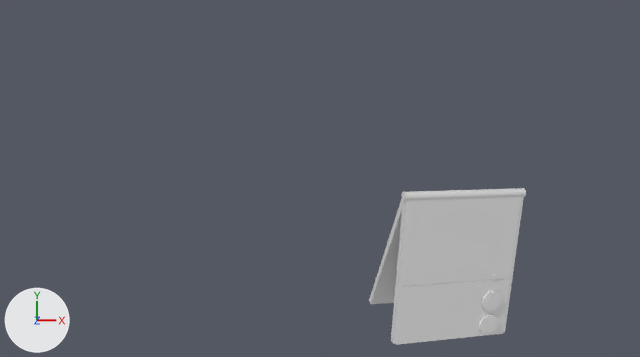
The Blender file models/phone-white.blend, before and after one commit.
Camera for both pictures: the file's camera 'SOURCE7_CONDITIONAL_NOT_CALIBRATED'. Every picture has the same lights, and +X, +Y and +Z are marked at lower left. The older version comes first.

In view in the first picture: 'P01_front_shell_thickness_INFERRED', 'P02_upper_finish_not_hinge', 'P03_lower_finish_boundary_not_hinge', 'P04_rear_leaf_unseen_geometry_INFERRED', 'P05_top_hinge_axis_INFERRED', 'P06_lens2_rim', 'P07_lens1_glass', 'P07_lens2_glass' and 1 more.
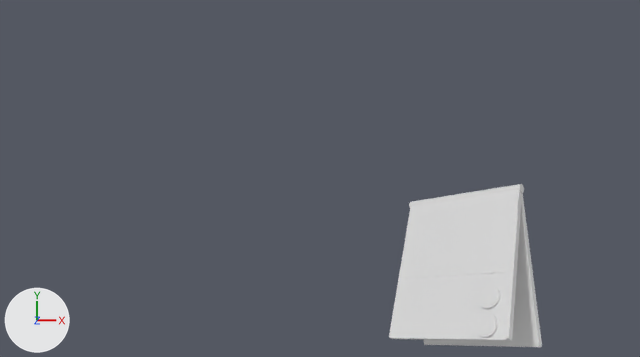
What changed in the scene script:
```text
Change ob_p01_front_shell_thickness_inferred:
    ob_p01_front_shell_thickness_inferred.location: (1.08, -0.702, -4.672) -> (1.065, -0.673, -4.673)
    ob_p01_front_shell_thickness_inferred.rotation_euler: (0.261, 0.27, 0.022) -> (-0.656, -0.702, 0.213)  # degrees (15, 15, 1.3) -> degrees (-38, -40, 12)
Change ob_p02_upper_finish_not_hinge:
    ob_p02_upper_finish_not_hinge.rotation_euler: (0.261, 0.27, 0.022) -> (-0.656, -0.702, 0.213)  # degrees (15, 15, 1.3) -> degrees (-38, -40, 12)
Change ob_p03_lower_finish_boundary_not_hinge:
    ob_p03_lower_finish_boundary_not_hinge.location: (1.069, -1.062, -4.738) -> (0.97, -0.974, -4.487)
    ob_p03_lower_finish_boundary_not_hinge.rotation_euler: (0.261, 0.27, 0.022) -> (-0.656, -0.702, 0.213)  # degrees (15, 15, 1.3) -> degrees (-38, -40, 12)
Change ob_p04_rear_leaf_unseen_geometry_inferred:
    ob_p04_rear_leaf_unseen_geometry_inferred.location: (1.008, -0.604, -4.92) -> (1.237, -0.749, -4.853)
    ob_p04_rear_leaf_unseen_geometry_inferred.rotation_euler: (0.697, 0.27, 0.022) -> (-0.22, -0.702, 0.213)  # degrees (40, 15, 1.3) -> degrees (-13, -40, 12)
Change ob_p05_top_hinge_axis_inferred:
    ob_p05_top_hinge_axis_inferred.location: (1.108, -0.122, -4.523) -> (1.196, -0.159, -4.952)
    ob_p05_top_hinge_axis_inferred.rotation_euler: (-0.75, 1.944, -0.763) -> (-0.625, 0.65, -0.659)  # degrees (-43, 111, -44) -> degrees (-36, 37, -38)
Change ob_p07_lens1_glass:
    ob_p07_lens1_glass.location: (1.396, -0.998, -4.79) -> (1.216, -0.854, -4.291)
    ob_p07_lens1_glass.rotation_euler: (0.261, 0.27, 0.022) -> (-0.656, -0.702, 0.213)  # degrees (15, 15, 1.3) -> degrees (-38, -40, 12)
Change ob_p06_lens2_rim:
    ob_p06_lens2_rim.location: (1.383, -1.198, -4.853) -> (1.178, -1.04, -4.201)
    ob_p06_lens2_rim.rotation_euler: (0.261, 0.27, 0.022) -> (-0.656, -0.702, 0.213)  # degrees (15, 15, 1.3) -> degrees (-38, -40, 12)
Change ob_p07_lens2_glass:
    ob_p07_lens2_glass.location: (1.386, -1.201, -4.842) -> (1.171, -1.034, -4.193)
    ob_p07_lens2_glass.rotation_euler: (0.261, 0.27, 0.022) -> (-0.656, -0.702, 0.213)  # degrees (15, 15, 1.3) -> degrees (-38, -40, 12)
```

Boxes [x1, y1, x2, y2] around the edits, measured in the pictures (640 x 357 px):
'P02_upper_finish_not_hinge', turned
    before: [401, 196, 522, 286]
    after: [400, 189, 517, 279]
'P03_lower_finish_boundary_not_hinge', moved, turned
    before: [395, 279, 510, 345]
    after: [391, 273, 511, 340]
'P04_rear_leaf_unseen_geometry_INFERRED', moved, turned
    before: [369, 199, 403, 304]
    after: [424, 193, 542, 347]
'P01_front_shell_thickness_INFERRED', moved, turned
    before: [391, 197, 524, 344]
    after: [389, 190, 522, 341]
'P05_top_hinge_axis_INFERRED', moved, turned
    before: [401, 188, 526, 201]
    after: [409, 184, 524, 207]
'P07_lens1_glass', moved, turned
    before: [485, 294, 501, 310]
    after: [479, 287, 497, 306]
'P07_lens2_glass', moved, turned
    before: [482, 318, 497, 333]
    after: [476, 315, 495, 334]
'P06_lens2_rim', moved, turned
    before: [479, 315, 499, 335]
    after: [474, 313, 498, 338]
